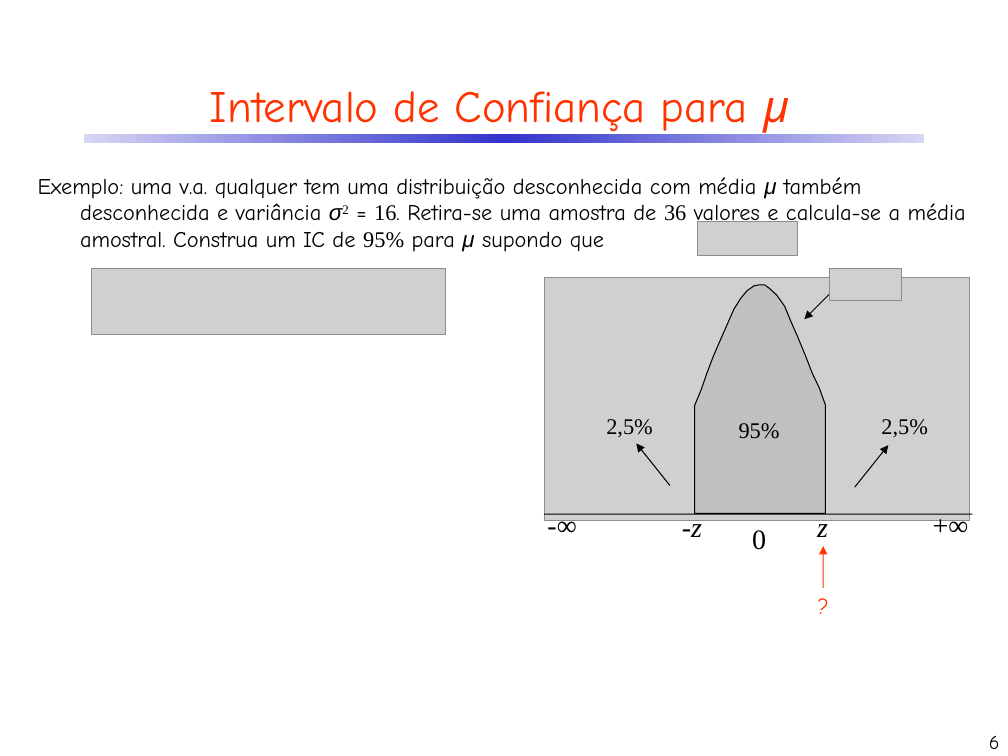
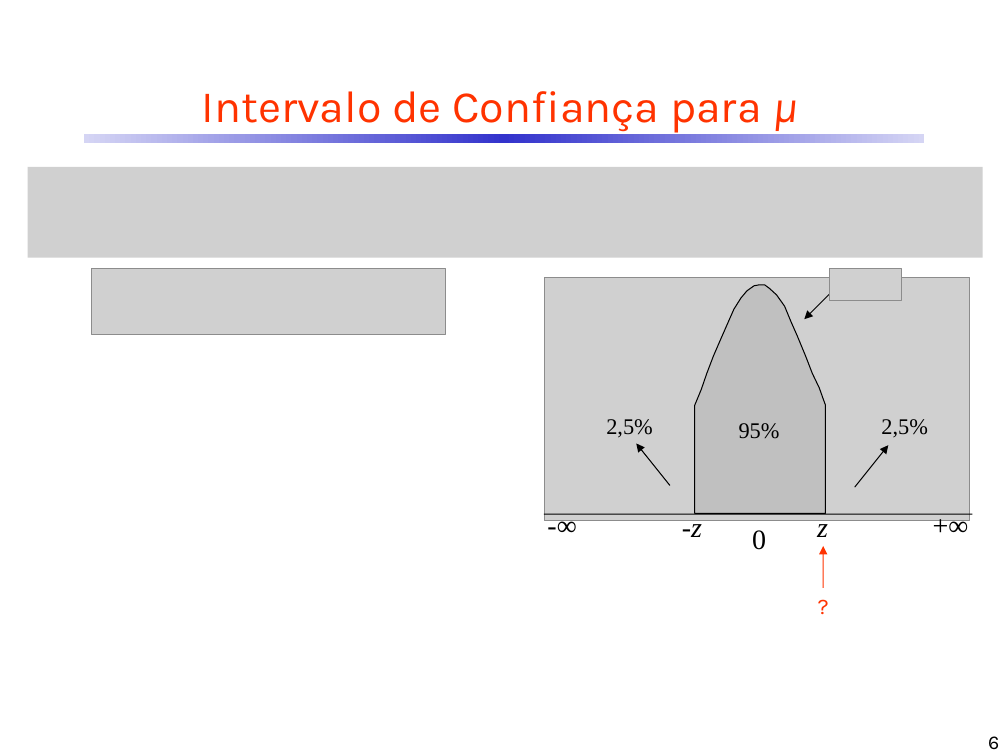
Before and after one commit to CDRenno/Estatistica, a slide deck: slide 6 of ppt/06InfEstat_IntConf.pptx. Drawn at 1008x756 pixels with LibreOffice and Linux fonts; fonts in the diff are those of the drawing; grey boxes stand for pictures. Boxes give left, top, right and bottom in pixels: in the first picture for what was removed or moved away, otherwise in the second. Text is boxed around its words. In the diff, an @@ line names an element or a change of style, - is before the commit and + after.

```diff
--- a/ppt/06InfEstat_IntConf.pptx
+++ b/ppt/06InfEstat_IntConf.pptx
@@ picture added at (27, 166, 983, 257) @@
@@ text removed at (38, 177, 966, 252) @@
-Exemplo: uma v.a. qualquer tem uma distribuição desconhecida com média μ também desconhecida e variância σ2 = 16. Retira-se uma amostra de 36 valores e calcula-se a média amostral. Construa um IC de 95% para μ supondo que
@@ picture removed at (698, 222, 797, 256) @@
@@ font Comic Neue to Karla in 3 elements at (202, 91, 797, 133), (988, 736, 999, 749), (807, 587, 840, 624) @@
```
Also in this commit, not shown: 20 other slides changed, 5 other files.
